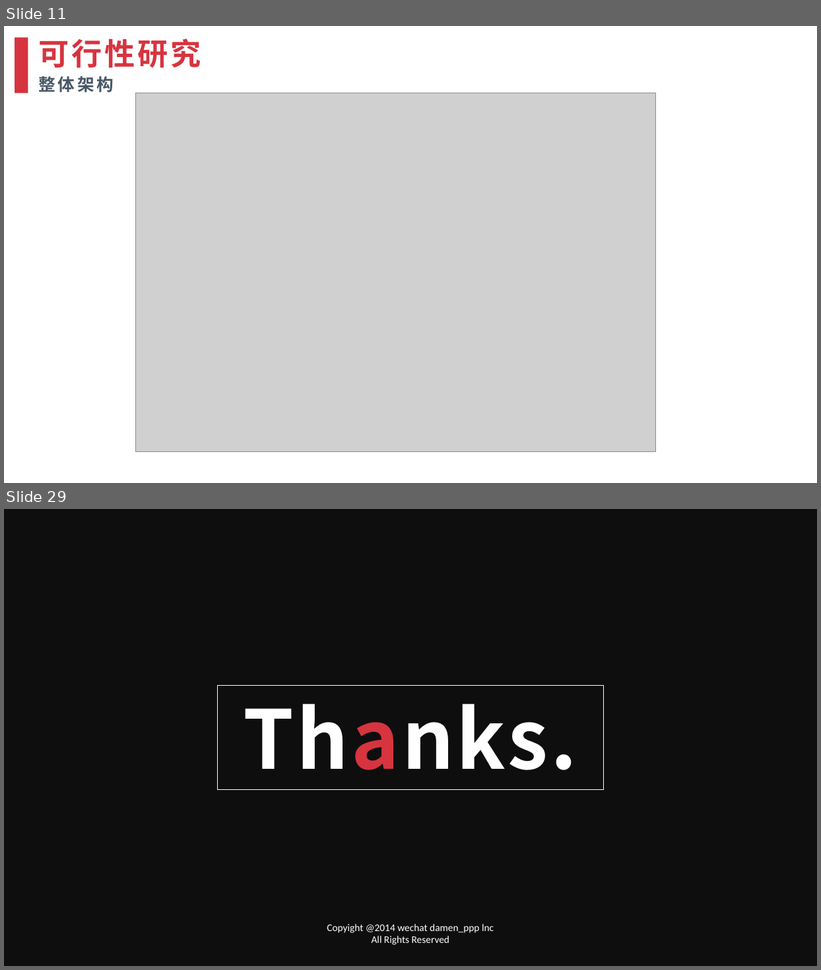
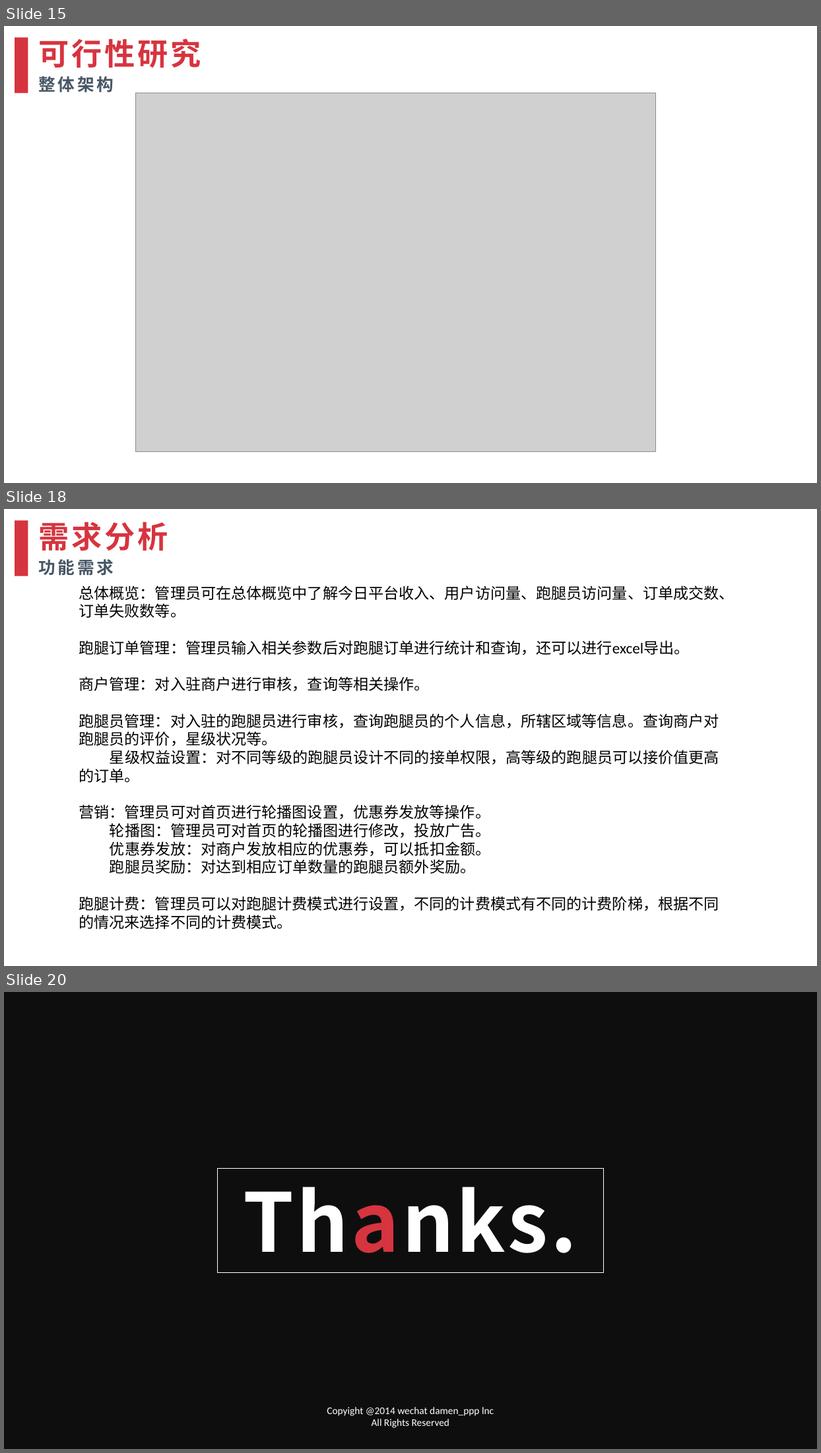
Before and after one commit to relaxwang0714/went-on-errands, a slide deck: 项目PPT/众包跑腿平台需求分析报告.pptx. Shown one above the other, each under a label of ours: slides 11 and 29 before the commit, slides 15, 18 and 20 after it; the slides between them are not shown. The pictures are 821x970 and 821x1453 pixels, drawn with LibreOffice and Linux fonts; fonts in the diff are those of the drawing; grey boxes stand for pictures; background and template pictures are left out; a plain dark background stands for a picture behind light text. Boxes give left, top, right and bottom in pixels: in the first picture for what was removed or moved away, otherwise in the second. Text is boxed around its words. In the diff, an @@ line names an element or a change of style, - is before the commit and + after.

```diff
--- a/项目PPT/众包跑腿平台需求分析报告.pptx
+++ b/项目PPT/众包跑腿平台需求分析报告.pptx
@@ slide 18 added at [4, 509, 817, 966], background picture (left out) @@
@@ rectangle added at [15, 521, 28, 576], fill #D6343F @@
@@ text added at [38, 522, 168, 551], 36 pt, text #D7343F, bold @@
+需求分析
@@ text added at [38, 559, 114, 576], 20 pt, text #485766, bold @@
+功能需求
@@ text added at [79, 586, 734, 929], 18 pt, text #000000 @@
+总体概览：管理员可在总体概览中了解今日平台收入、用户访问量、跑腿员访问量、订单成交数、订单失败数等。
+跑腿订单管理：管理员输入相关参数后对跑腿订单进行统计和查询，还可以进行excel导出。
+商户管理：对入驻商户进行审核，查询等相关操作。
+跑腿员管理：对入驻的跑腿员进行审核，查询跑腿员的个人信息，所辖区域等信息。查询商户对跑腿员的评价，星级状况等。
+星级权益设置：对不同等级的跑腿员设计不同的接单权限，高等级的跑腿员可以接价值更高的订单。
+营销：管理员可对首页进行轮播图设置，优惠券发放等操作。
+轮播图：管理员可对首页的轮播图进行修改，投放广告。
+优惠券发放：对商户发放相应的优惠券，可以抵扣金额。
+跑腿员奖励：对达到相应订单数量的跑腿员额外奖励。
+跑腿计费：管理员可以对跑腿计费模式进行设置，不同的计费模式有不同的计费阶梯，根据不同的情况来选择不同的计费模式。
@@ what was slide 11 is now slide 15 @@
@@ what was slide 29 is now slide 20 @@
```
Also in this commit, not shown: 3 slides changed, 2 other slides added, 8 other files.
